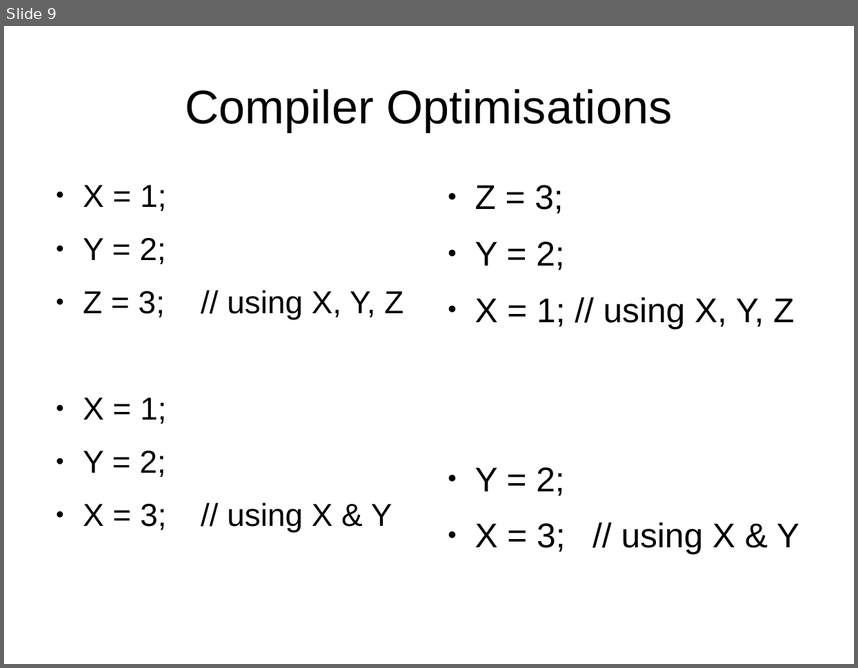
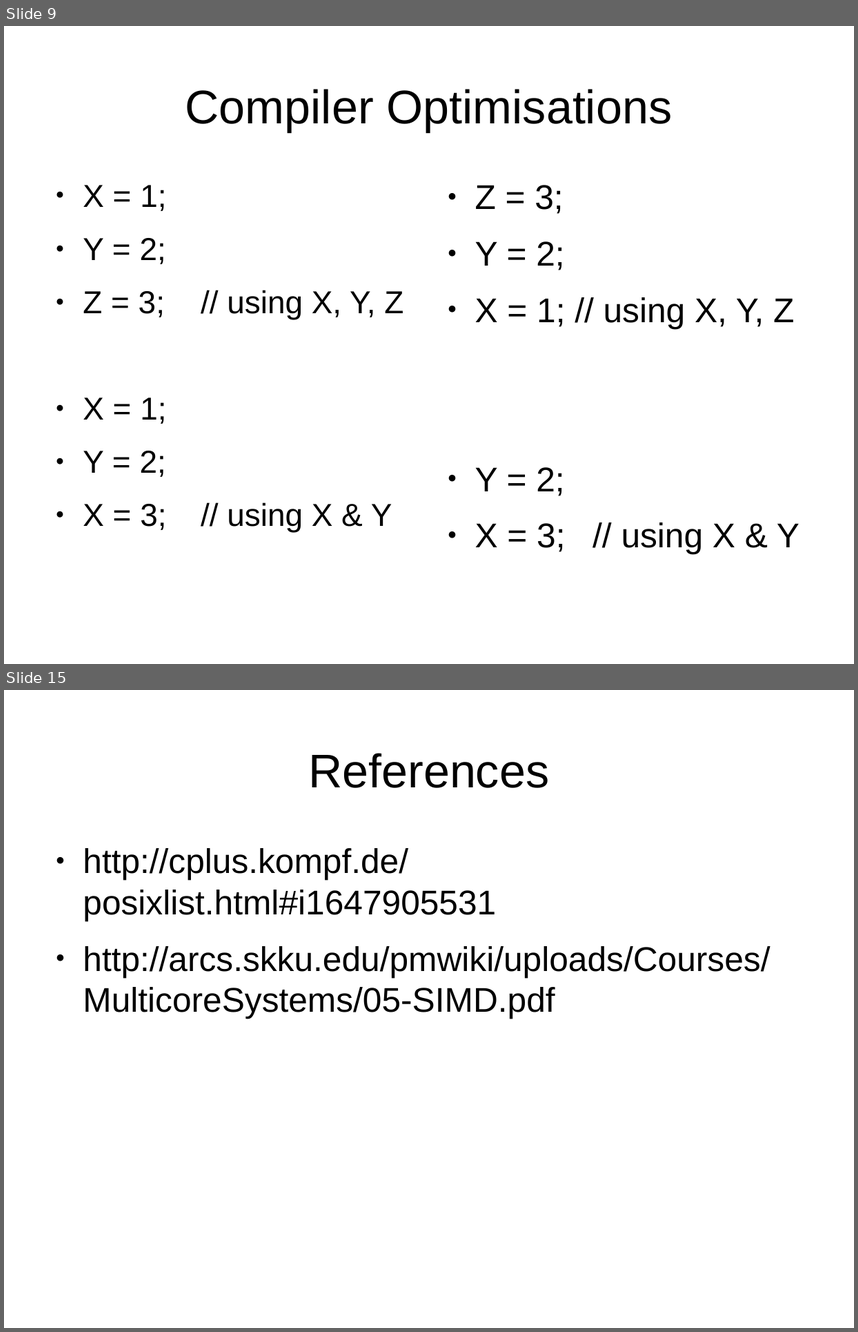
Before and after one commit to kks32/cpp-software-development, a slide deck: Ex14_Memory_Models_Compiler_Optimisation/Ex14_Memory_Models_Compiler_Optimisation.odp. Shown one above the other, each under a label of ours: slide 9 before the commit, slides 9 and 15 after it; the slides between them are not shown. The pictures are 858x668 and 858x1332 pixels, drawn with LibreOffice and Linux fonts; fonts in the diff are those of the drawing. Boxes give left, top, right and bottom in pixels: in the first picture for what was removed or moved away, otherwise in the second. Text is boxed around its words. In the diff, an @@ line names an element or a change of style, - is before the commit and + after.

```diff
--- a/Ex14_Memory_Models_Compiler_Optimisation/Ex14_Memory_Models_Compiler_Optimisation.odp
+++ b/Ex14_Memory_Models_Compiler_Optimisation/Ex14_Memory_Models_Compiler_Optimisation.odp
@@ slide 15 added at box(4, 690, 854, 1328), background #FFFFFF @@
@@ title added at box(308, 753, 549, 788), 44 pt, text #000000 @@
+References
@@ text added at box(83, 848, 770, 1018), 32 pt, text #000000 @@
+● http://cplus.kompf.de/posixlist.html#i1647905531
+● http://arcs.skku.edu/pmwiki/uploads/Courses/MulticoreSystems/05-SIMD.pdf
```
Also in this commit, not shown: 5 other slides added, 1 other file.
